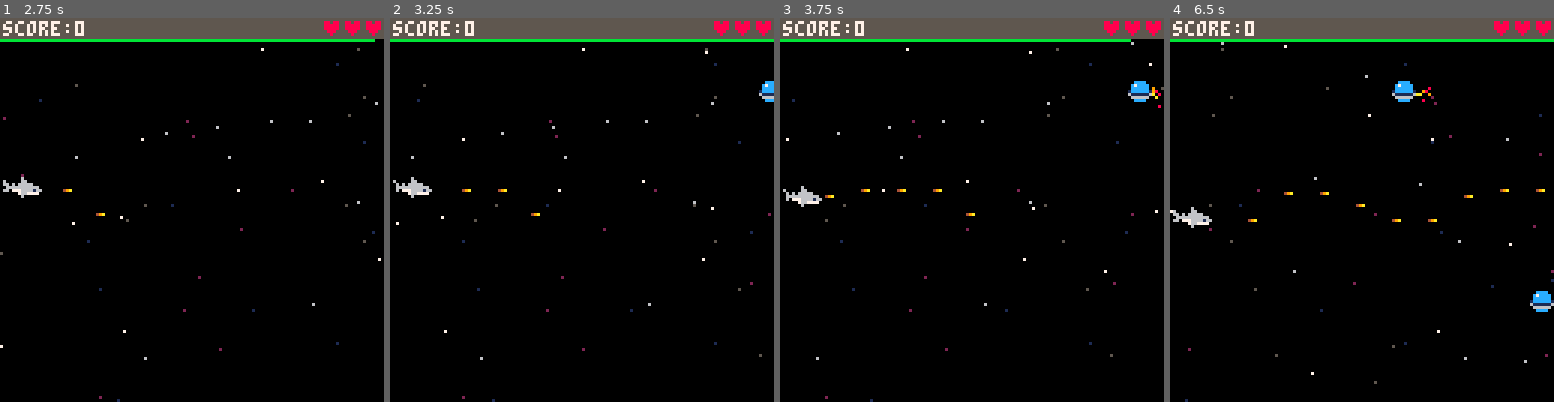
Above: before the commit, frames 1-4 (left to right).
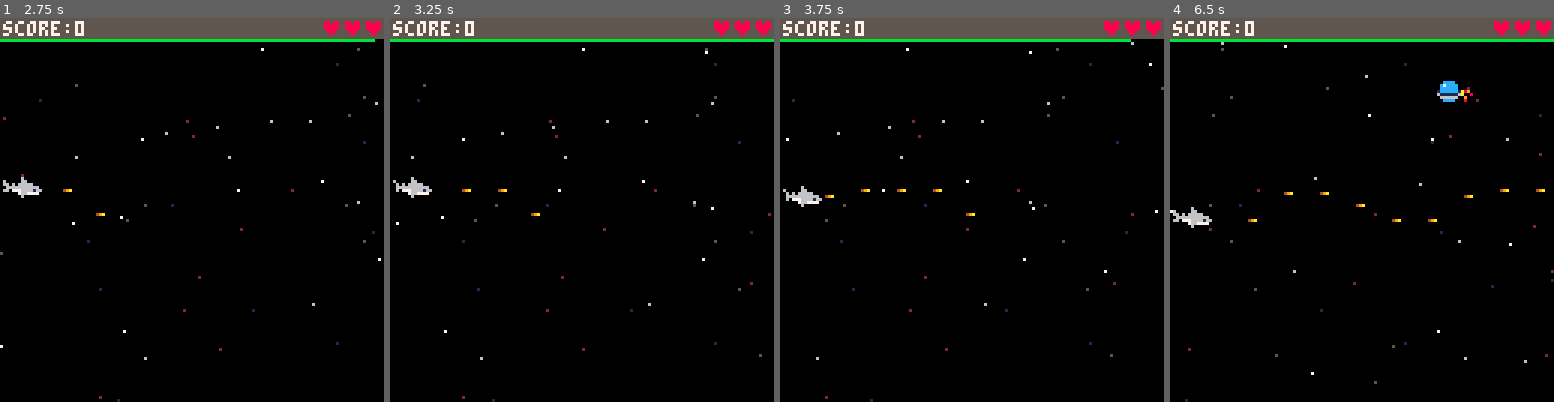
Above: after the commit, the same moments.

Repository: a2/shark-wars
Game: PICO-8 cartridge shark.p8
Same seed, same stepped clock (60 frames per second), same inputs: the game is played once before the commit and once after it.
Inputs:
- Up to frame 1 (2.75 s): tap X (X key) at 0.33, 1.07, 1.85 s; tap O (Z key) at 0.7, 1.7, 2.1, 2.5 s; hold Up 2.15-2.42 s
- Up to frame 2 (3.25 s): tap O (Z key) at 2.9 s; tap X (X key) at 2.97 s
- Up to frame 3 (3.75 s): tap O (Z key) at 3.3, 3.7 s; hold Down from 3.63 s (still down)
- Up to frame 4 (6.5 s): release Down at 3.97 s; tap X (X key) at 4.08, 5.2, 6.32 s; tap O (Z key) every 0.4 s from 4.1 to 6.1 s; hold Up 4.73-5.03 s; hold Down 5.73-6.03 s

Frame 1 is identical in both runs. In frame 2, 0.2% of the frame differs, in the area x 96-100%, y 16-22%; in frame 3, 0.3%; in frame 4, 0.9%, in the area x 57-100%, y 16-77%.

Commit message:
Set up enemy spawn interval formula

Diff:
--- a/shark.p8
+++ b/shark.p8
@@ -556,8 +556,10 @@
     last_spawn=0,
     update=function(self)
       local now=time()
+      local game_time=now-mode.start
+      local spawn_interval=4-min(3,game_time/60)
       local duration=now-self.last_spawn
-      if duration>3 then
+      if duration>spawn_interval then
         make_enemy(128,rndb(mode.min_y,mode.max_y-11))
         self.last_spawn=now
       end
